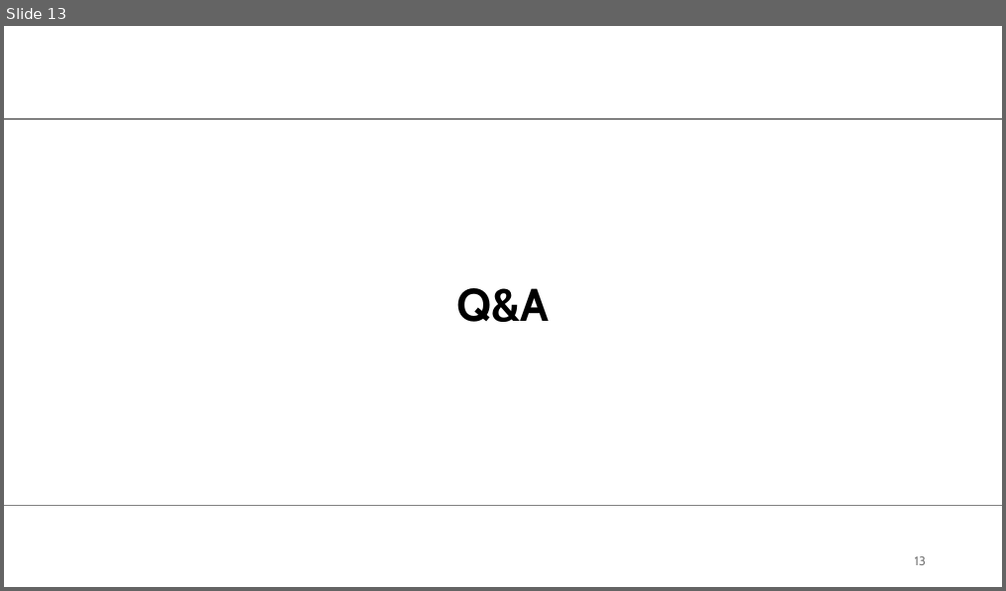
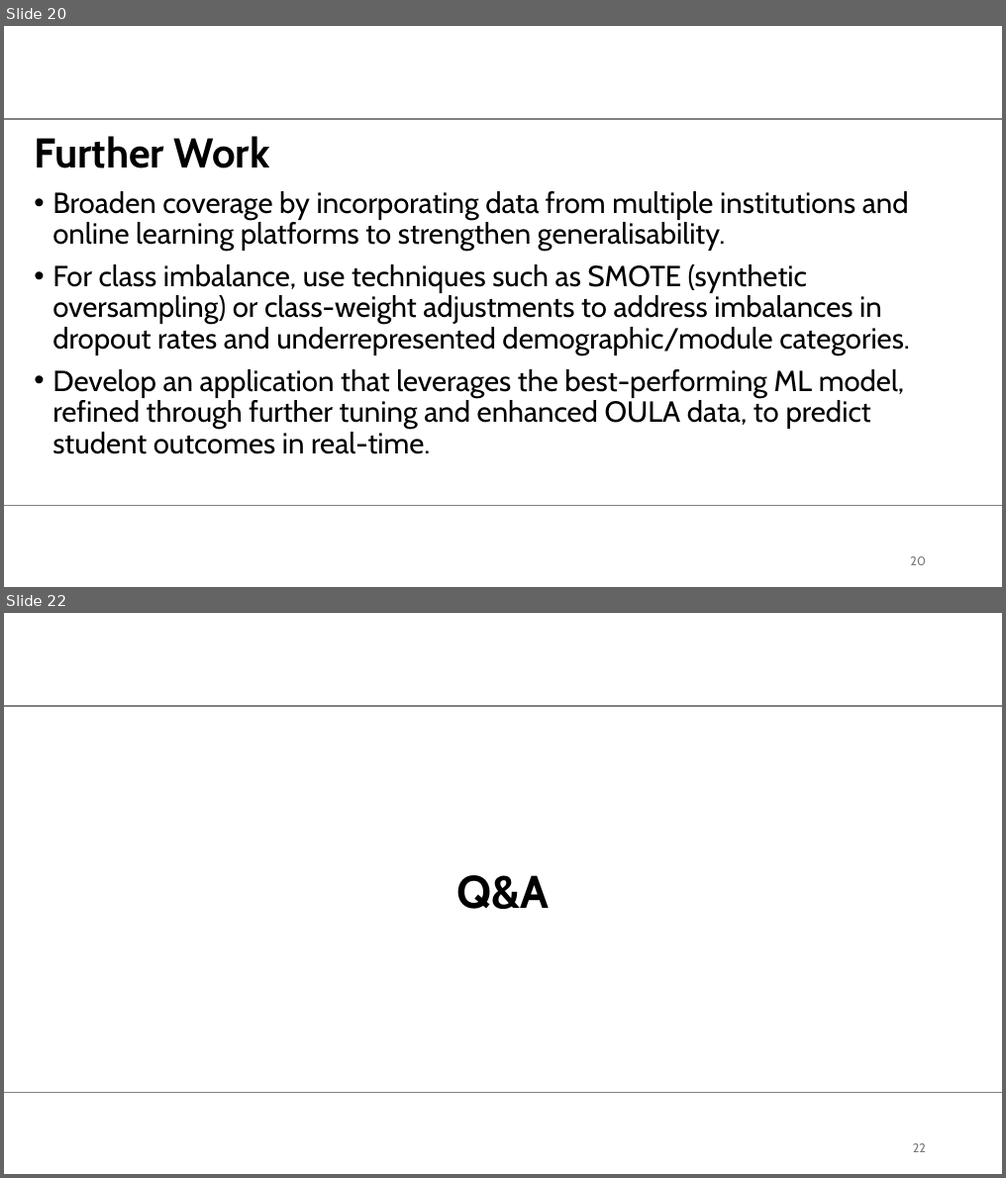
Before and after one commit to MScProjs/MScProject2025-Ali-Suhail, a slide deck: documents/presentation drafts/2605549_presentation.pptx. Shown one above the other, each under a label of ours: slide 13 before the commit, slides 20 and 22 after it; the slides between them are not shown. The pictures are 1006x591 and 1006x1178 pixels, drawn with LibreOffice and Linux fonts; fonts in the diff are those of the drawing; background and template pictures are left out. Boxes give left, top, right and bottom in pixels: in the first picture for what was removed or moved away, otherwise in the second. Text is boxed around its words. In the diff, an @@ line names an element or a change of style, - is before the commit and + after.

```diff
--- a/documents/presentation drafts/2605549_presentation.pptx
+++ b/documents/presentation drafts/2605549_presentation.pptx
@@ slide 20 added at [4, 26, 1002, 587], background #FFFFFF; not listed: 2 template elements that a slide beside it also shows @@
@@ title added at [34, 136, 270, 169], 40 pt, text #000000, bold @@
+Further Work
@@ text added at [53, 191, 910, 455], 28 pt, text #000000 @@
+• Broaden coverage by incorporating data from multiple institutions and online learning platforms to strengthen generalisability.
+• For class imbalance, use techniques such as SMOTE (synthetic oversampling) or class-weight adjustments to address imbalances in dropout rates and underrepresented demographic/module categories.
+• Develop an application that leverages the best-performing ML model, refined through further tuning and enhanced OULA data, to predict student outcomes in real-time.
@@ page number added at [910, 557, 926, 566], 12 pt, text #797979 @@
+20
@@ what was slide 13 is now slide 22 @@
@@ page number at [913, 1144, 926, 1153]: text changed @@
-13
+22
```
Also in this commit, not shown: 7 slides changed, 12 other slides added, 4 slides removed, 1 other file.
